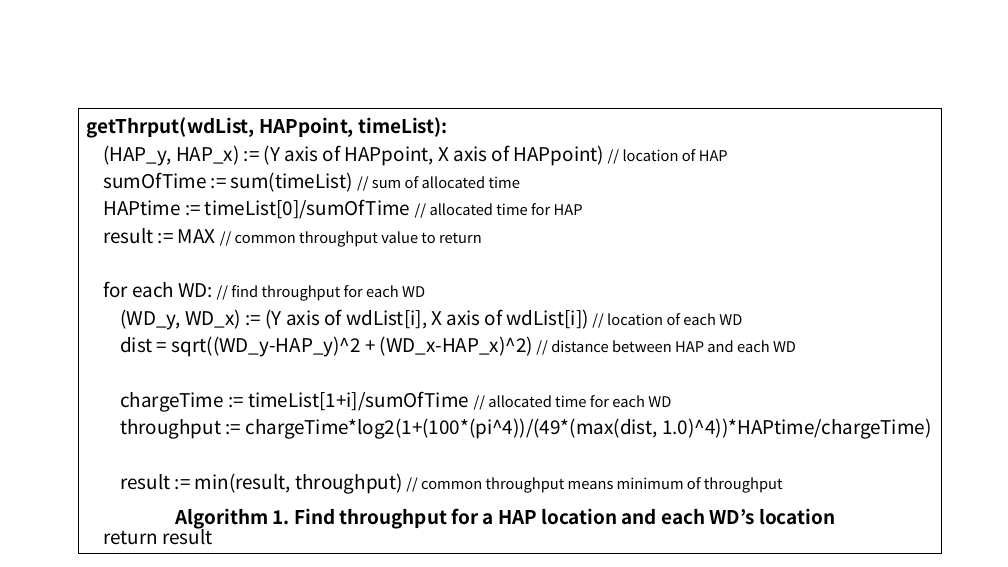
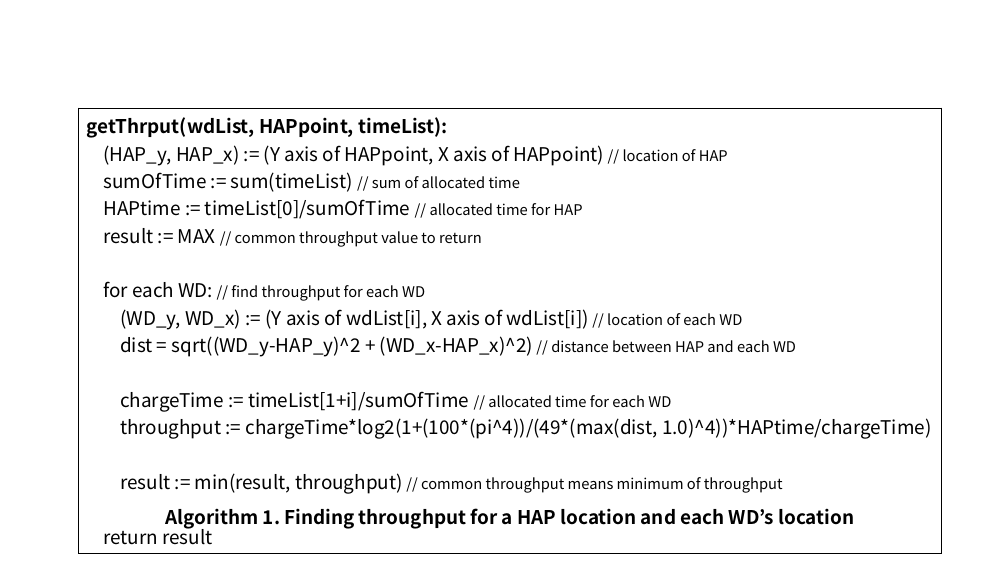
Before and after one commit to WannaBeSuperteur/2020, a slide deck: slide 4 of WPCN/for_final_paper.pptx. Drawn at 1008x567 pixels with LibreOffice and Linux fonts; fonts in the diff are those of the drawing. Boxes give left, top, right and bottom in pixels: in the first picture for what was removed or moved away, otherwise in the second. Text is boxed around its words. In the diff, an @@ line names an element or a change of style, - is before the commit and + after.

```diff
--- a/WPCN/for_final_paper.pptx
+++ b/WPCN/for_final_paper.pptx
@@ text at [166, 508, 854, 530]: text changed @@
-Algorithm 1. Find throughput for a HAP location and each WD’s location
+Algorithm 1. Finding throughput for a HAP location and each WD’s location
```
Also in this commit, not shown: 1 other slide changed, 3 other files.
